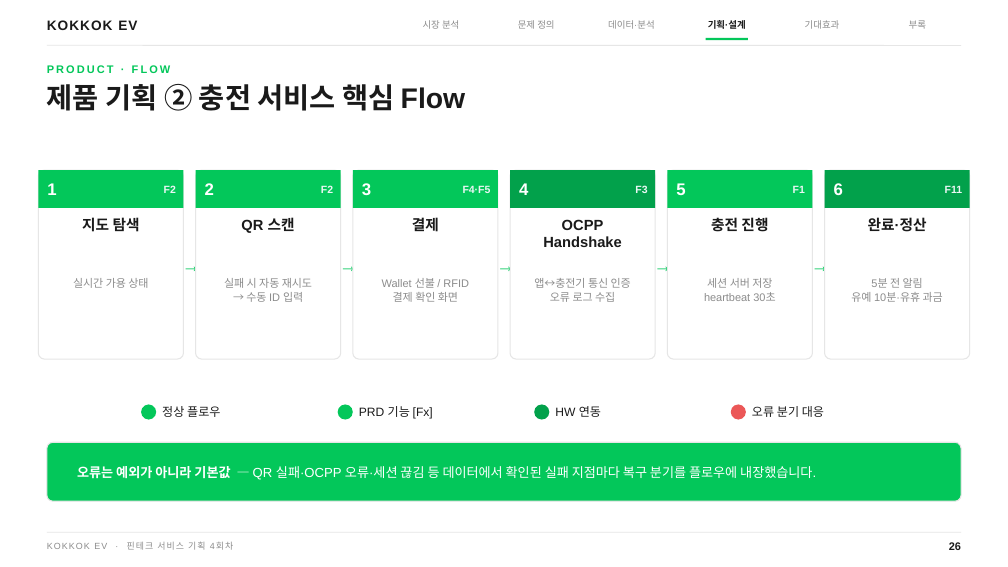
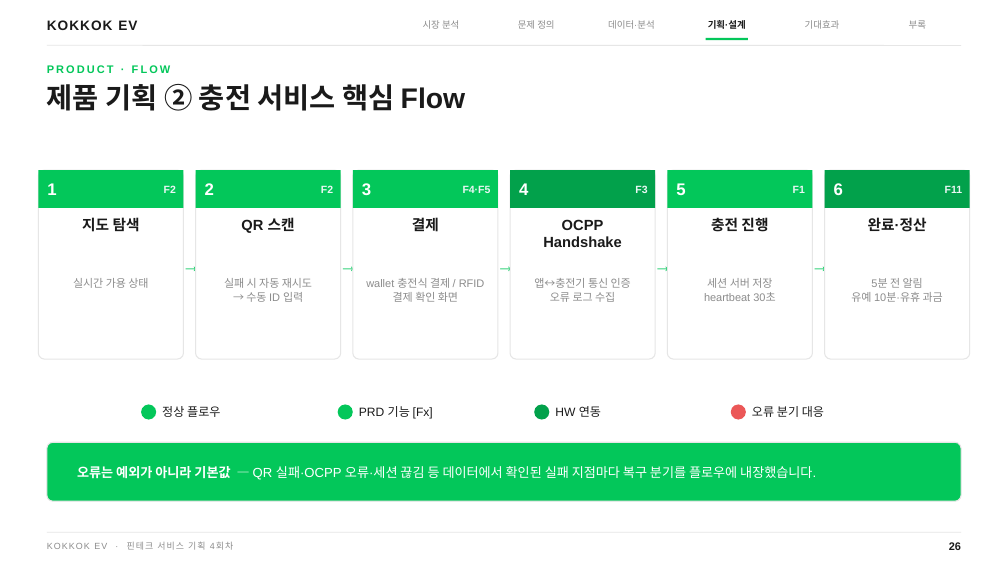
Before and after one commit to sooohaaan/data-analysis-portfolio, a slide deck: slide 32 of presentation/KOKKOK_EV_NAVER테마.pptx. Drawn at 1008x567 pixels with LibreOffice and Linux fonts; fonts in the diff are those of the drawing. Boxes give left, top, right and bottom in pixels: in the first picture for what was removed or moved away, otherwise in the second. Text is boxed around its words. In the diff, an @@ line names an element or a change of style, - is before the commit and + after.

```diff
--- a/presentation/KOKKOK_EV_NAVER테마.pptx
+++ b/presentation/KOKKOK_EV_NAVER테마.pptx
@@ text at (366,278,485,288): text changed @@
-Wallet 선불 / RFID
+wallet 충전식 결제 / RFID
```
Also in this commit, not shown: 3 other slides changed, 1 other file.
